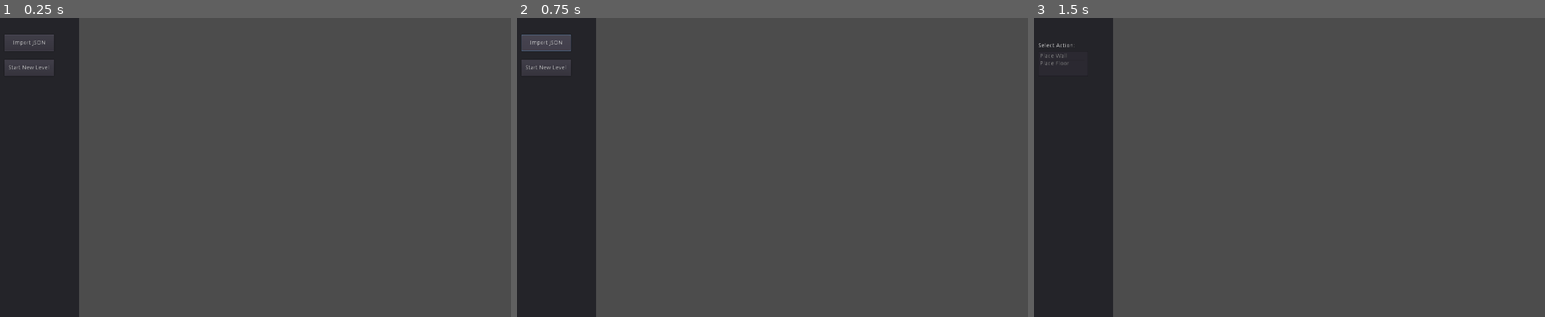
Above: before the commit, frames 1-3 (left to right).
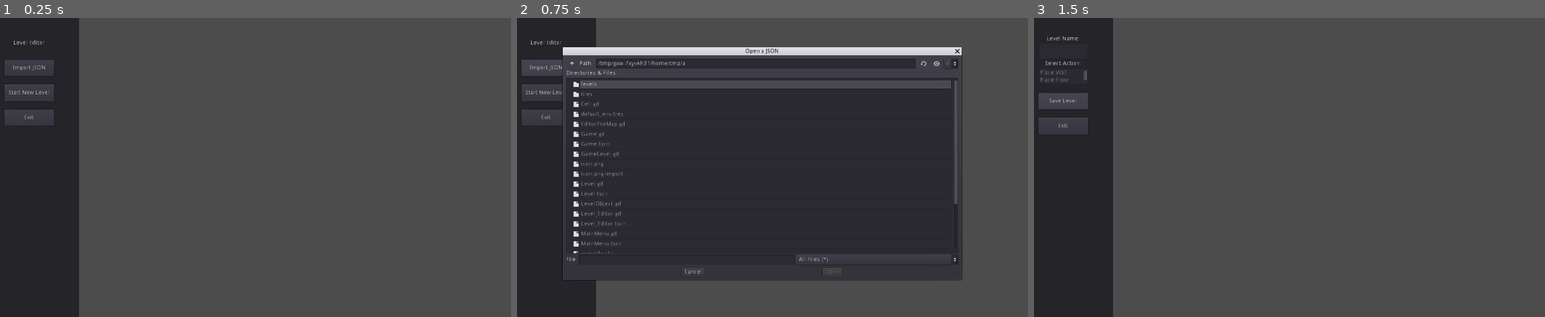
Above: after the commit, the same moments.

Repository: realkotob/Bootstrap
Game: Godot game, scene res://Level_Editor.tscn
The game is run twice, just before and just after one commit, with the same random seed, the same clock (stepped at 60 frames per second) and the same inputs. This scene is started directly instead of the project's main scene.
Inputs:
- Up to frame 1 (0.25 s): no input
- Up to frame 2 (0.75 s): click "Import JSON" at 0.5 s
- Up to frame 3 (1.5 s): click "Start New Level" at 1.25 s

The runs differ from the first frame. In frame 1, 1.0% of the frame differs, in the area x 0-11%, y 5-34%; in frame 2, 51%, in the area x 0-88%, y 5-88%; in frame 3, 1.1%.
Error before the commit: Attempt to call function 'popup_centered_ratio' in base 'null instance' on a null instance. (res://Level_Editor.gd:10)

Commit message:
Improve level editor flow

Diff:
--- a/EditorTileMap.gd
+++ b/EditorTileMap.gd
@@ -1,5 +1,6 @@
 extends TileMap
 
+var level_name: String
 var active_tile: int
 
 func _ready():
@@ -9,6 +10,13 @@
 
 func _process(delta):
 	pass
+
+func reset_editor():
+	active_tile = -1
+	level_name = ""
+	tile_set.clear()
+	hide()
+	set_process_unhandled_input(false)
 
 func _unhandled_input(event):
 	if event is InputEventMouseButton && event.pressed:
@@ -22,3 +30,6 @@
 
 func _on_TileList_item_selected(index):
 	active_tile = index
+
+func _on_LevelNameEdit_text_changed(new_text: String):
+	level_name = new_text
--- a/Level_Editor.gd
+++ b/Level_Editor.gd
@@ -1,17 +1,25 @@
 extends Node
+
+signal end_level
 
 func _ready():
 	var ids := ($EditorTileMap as TileMap).tile_set.get_tiles_ids()
 	for id in ids:
 		var name := ($EditorTileMap as TileMap).tile_set.tile_get_name(id)
-		($EditorPanel/ActiveState/TileList).add_item("Place " + name, null, true)
+		($EditorPanel/ActiveState/ActionList).add_item("Place " + name, null, true)
 
 func _on_ImportJSON_pressed():
-	($EditorPanel/JSONPicker as FileDialog).popup_centered_ratio()
+	var dialog := FileDialog.new()
+	dialog.mode = FileDialog.MODE_OPEN_FILE
+	dialog.access = FileDialog.ACCESS_FILESYSTEM
+	dialog.window_title = "Open a JSON"
+	dialog.connect("file_selected", self, "_on_JSONPicker_file_selected")
+	($EditorPanel/Popups as Node).add_child(dialog)
+	dialog.popup_centered_ratio()
 
 func show_error(text: String):
-	($EditorPanel/AcceptDialog as AcceptDialog).dialog_text = text
-	($EditorPanel/AcceptDialog as AcceptDialog).popup_centered()
+	($EditorPanel/Popups/AcceptDialog as AcceptDialog).dialog_text = text
+	($EditorPanel/Popups/AcceptDialog as AcceptDialog).popup_centered()
 
 func load_file(path: String):
 	var file = File.new()
@@ -89,3 +97,17 @@
 	children = ($EditorPanel/ActiveState as Node).get_children()
 	for child in children:
 		child.show()
+
+func _on_Exit_pressed():
+	emit_signal("end_level")
+
+func _on_ExitEdit_pressed():
+	($EditorTileMap as TileMap).reset_editor()
+	($EditorPanel/ActiveState/LevelNameEdit as LineEdit).clear()
+	($EditorPanel/ActiveState/ActionList as ItemList).unselect_all()
+	var children := ($EditorPanel/ActiveState as Node).get_children()
+	for child in children:
+		child.hide()
+	children = ($EditorPanel/InitialState as Node).get_children()
+	for child in children:
+		child.show()
--- a/Level_Editor.tscn
+++ b/Level_Editor.tscn
@@ -27,52 +27,97 @@
 
 [node name="ActiveState" type="Node" parent="EditorPanel"]
 
-[node name="Label" type="Label" parent="EditorPanel/ActiveState"]
+[node name="LevelNameLabel" type="Label" parent="EditorPanel/ActiveState"]
+visible = false
+margin_left = 60.0
+margin_top = 40.0
+margin_right = 180.0
+margin_bottom = 60.0
+text = "Level Name:"
+align = 1
+valign = 1
+
+[node name="LevelNameEdit" type="LineEdit" parent="EditorPanel/ActiveState"]
 visible = false
 margin_left = 60.0
 margin_top = 60.0
 margin_right = 180.0
-margin_bottom = 74.0
-text = "Select Action:"
+margin_bottom = 100.0
 
-[node name="TileList" type="ItemList" parent="EditorPanel/ActiveState"]
+[node name="SelectActionLabel" type="Label" parent="EditorPanel/ActiveState"]
 visible = false
 margin_left = 60.0
-margin_top = 80.0
+margin_top = 100.0
 margin_right = 180.0
-margin_bottom = 140.0
+margin_bottom = 120.0
+text = "Select Action:"
+align = 1
+valign = 1
+
+[node name="ActionList" type="ItemList" parent="EditorPanel/ActiveState"]
+visible = false
+margin_left = 60.0
+margin_top = 120.0
+margin_right = 180.0
+margin_bottom = 160.0
+
+[node name="SaveLevel" type="Button" parent="EditorPanel/ActiveState"]
+visible = false
+margin_left = 60.0
+margin_top = 180.0
+margin_right = 180.0
+margin_bottom = 220.0
+text = "Save Level"
+
+[node name="ExitEdit" type="Button" parent="EditorPanel/ActiveState"]
+visible = false
+margin_left = 60.0
+margin_top = 240.0
+margin_right = 180.0
+margin_bottom = 280.0
+text = "Exit"
 
 [node name="InitialState" type="Node" parent="EditorPanel"]
 
-[node name="ImportJSON" type="Button" parent="EditorPanel/InitialState"]
+[node name="LevelEditorLabel" type="Label" parent="EditorPanel/InitialState"]
 margin_left = 60.0
 margin_top = 40.0
 margin_right = 180.0
 margin_bottom = 80.0
+text = "Level Editor"
+align = 1
+valign = 1
+
+[node name="ImportJSON" type="Button" parent="EditorPanel/InitialState"]
+margin_left = 60.0
+margin_top = 100.0
+margin_right = 180.0
+margin_bottom = 140.0
 text = "Import JSON"
 
 [node name="StartNew" type="Button" parent="EditorPanel/InitialState"]
 margin_left = 60.0
-margin_top = 100.0
+margin_top = 160.0
 margin_right = 180.0
-margin_bottom = 140.0
+margin_bottom = 200.0
 text = "Start New Level"
 
-[node name="JSONPicker" type="FileDialog" parent="EditorPanel/InitialState"]
-margin_right = 275.0
-margin_bottom = 130.0
-window_title = "Open a File"
-mode = 0
-access = 2
-current_dir = "C:/Users/Tyler/godot/Bootstrap"
-current_path = "C:/Users/Tyler/godot/Bootstrap/"
+[node name="Exit" type="Button" parent="EditorPanel/InitialState"]
+margin_left = 60.0
+margin_top = 220.0
+margin_right = 180.0
+margin_bottom = 260.0
+text = "Exit"
 
-[node name="AcceptDialog" type="AcceptDialog" parent="EditorPanel/InitialState"]
-margin_right = 128.0
-margin_bottom = 58.0
-window_title = "Parsing Error"
+[node name="Popups" type="Node" parent="EditorPanel"]
 
-[connection signal="item_selected" from="EditorPanel/ActiveState/TileList" to="EditorTileMap" method="_on_TileList_item_selected"]
+[node name="ConfirmationDialog" type="ConfirmationDialog" parent="EditorPanel/Popups"]
+margin_right = 200.0
+margin_bottom = 70.0
+
+[connection signal="text_changed" from="EditorPanel/ActiveState/LevelNameEdit" to="EditorTileMap" method="_on_LevelNameEdit_text_changed"]
+[connection signal="item_selected" from="EditorPanel/ActiveState/ActionList" to="EditorTileMap" method="_on_TileList_item_selected"]
+[connection signal="pressed" from="EditorPanel/ActiveState/ExitEdit" to="." method="_on_ExitEdit_pressed"]
 [connection signal="pressed" from="EditorPanel/InitialState/ImportJSON" to="." method="_on_ImportJSON_pressed"]
 [connection signal="pressed" from="EditorPanel/InitialState/StartNew" to="." method="_on_StartNew_pressed"]
-[connection signal="file_selected" from="EditorPanel/InitialState/JSONPicker" to="." method="_on_JSONPicker_file_selected"]
+[connection signal="pressed" from="EditorPanel/InitialState/Exit" to="." method="_on_Exit_pressed"]
